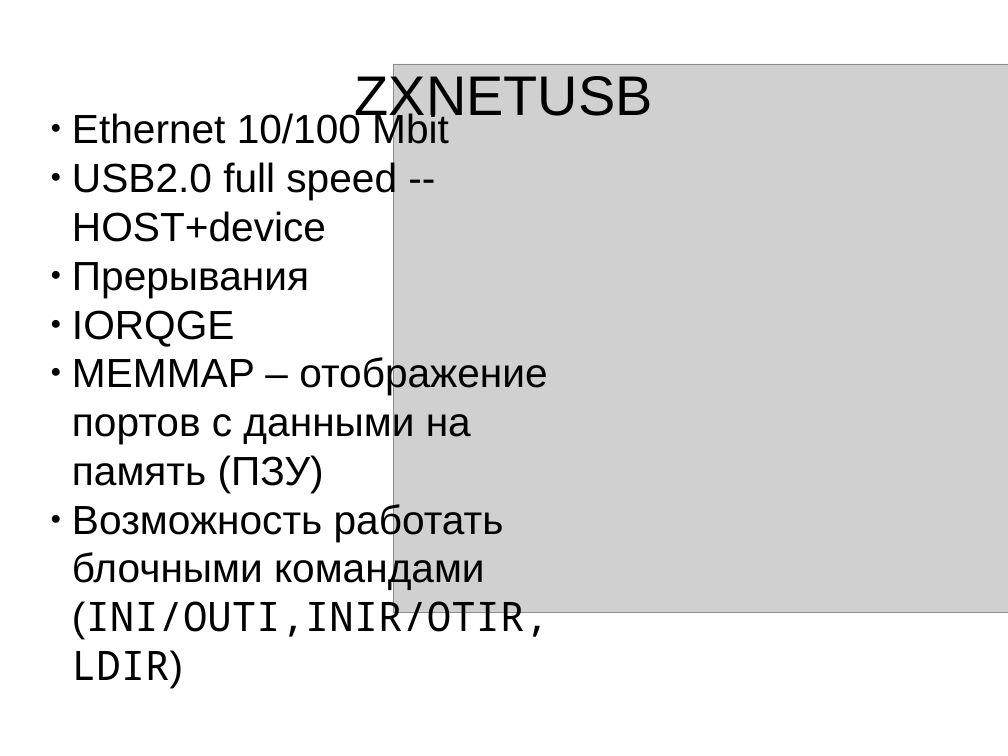
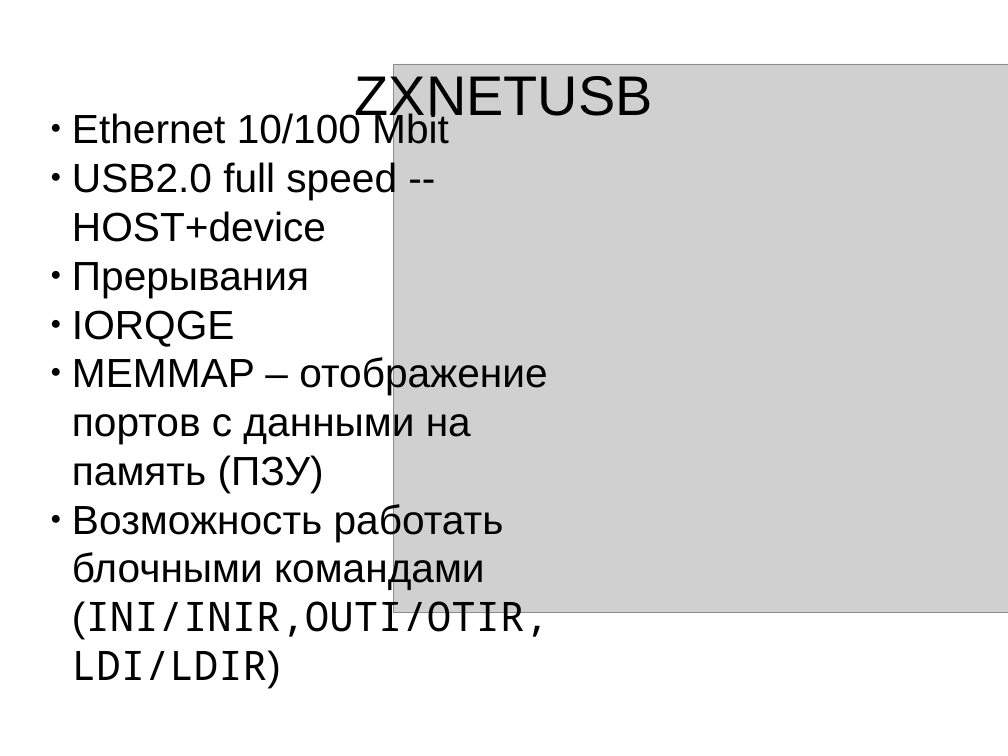
Before and after one commit to lvd2/zxnetusb, a slide deck: slide 2 of report/dh2019.odp. Drawn at 1008x756 pixels with LibreOffice and Linux fonts; fonts in the diff are those of the drawing; grey boxes stand for pictures; background and template pictures are left out. Boxes give left, top, right and bottom in pixels: in the first picture for what was removed or moved away, otherwise in the second. Text is boxed around its words. In the diff, an @@ line names an element or a change of style, - is before the commit and + after.

```diff
--- a/report/dh2019.odp
+++ b/report/dh2019.odp
@@ subtitle at [72,501,549,689]: text changed @@
-● Возможность работать блочными командами (INI/OUTI,INIR/OTIR, LDIR)
+● Возможность работать блочными командами (INI/INIR,OUTI/OTIR, LDI/LDIR)
```
Also in this commit, not shown: 2 other slides changed, 1 other file.
